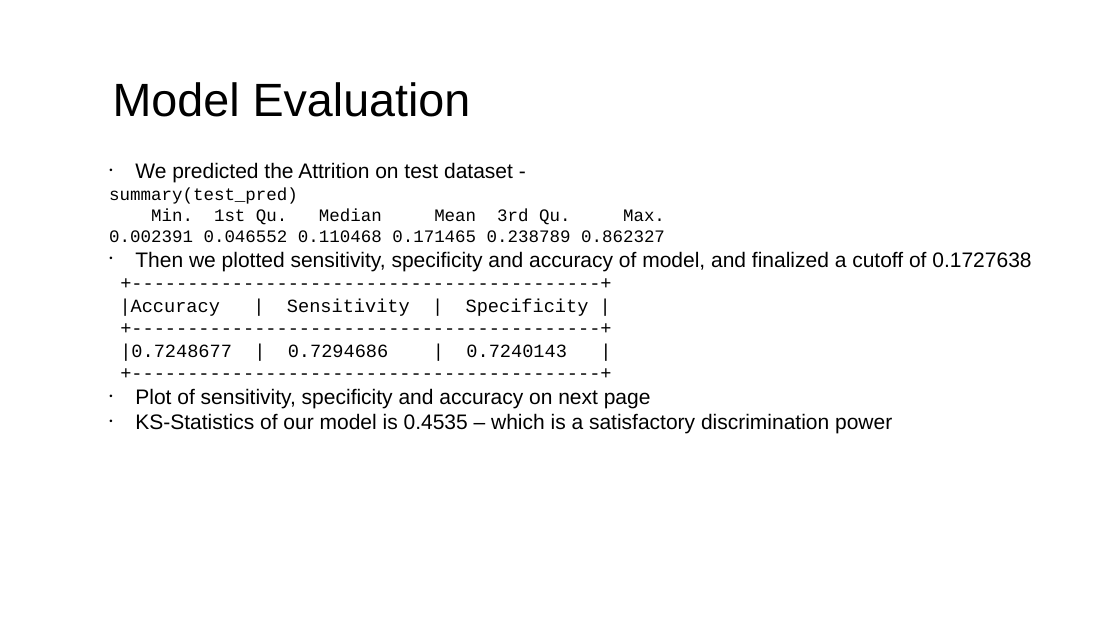
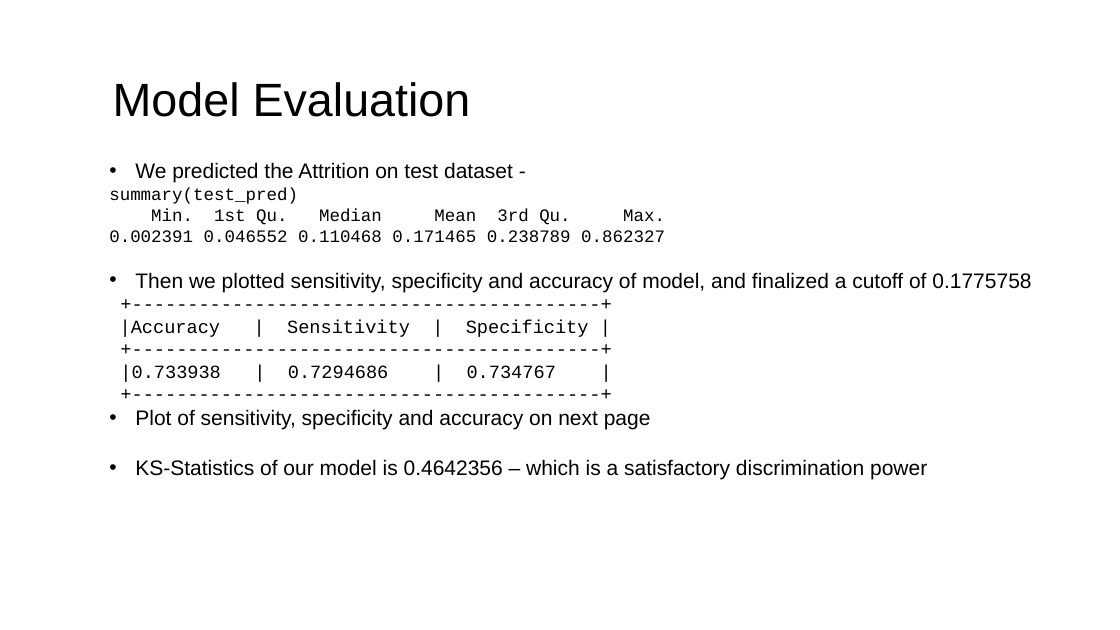
Before and after one commit to puneettripathi/HRAnalyticsPredictionModels, a slide deck: slide 13 of DDA1720210_main.ppt. Drawn at 1120x630 pixels with LibreOffice and Linux fonts; fonts in the diff are those of the drawing; background and template pictures are left out. Boxes give left, top, right and bottom in pixels: in the first picture for what was removed or moved away, otherwise in the second. Text is boxed around its words. In the diff, an @@ line names an element or a change of style, - is before the commit and + after.

```diff
--- a/DDA1720210_main.ppt
+++ b/DDA1720210_main.ppt
@@ text at [109,162,665,429]: indent changed @@
@@ text at [135,272,1031,292]: text changed @@
-• Then we plotted sensitivity, specificity and accuracy of model, and finalized a cutoff of 0.1727638
+• Then we plotted sensitivity, specificity and accuracy of model, and finalized a cutoff of 0.1775758
@@ text at [120,365,556,382]: text changed @@
-|0.7248677 | 0.7294686 | 0.7240143 |
+|0.733938 | 0.7294686 | 0.734767 |
@@ text at [135,459,927,480]: text changed @@
-• KS-Statistics of our model is 0.4535 – which is a satisfactory discrimination power
+• KS-Statistics of our model is 0.4642356 – which is a satisfactory discrimination power
```
Also in this commit, not shown: 6 other slides changed, 1 slide added, 1 slide removed, 2 other files.
